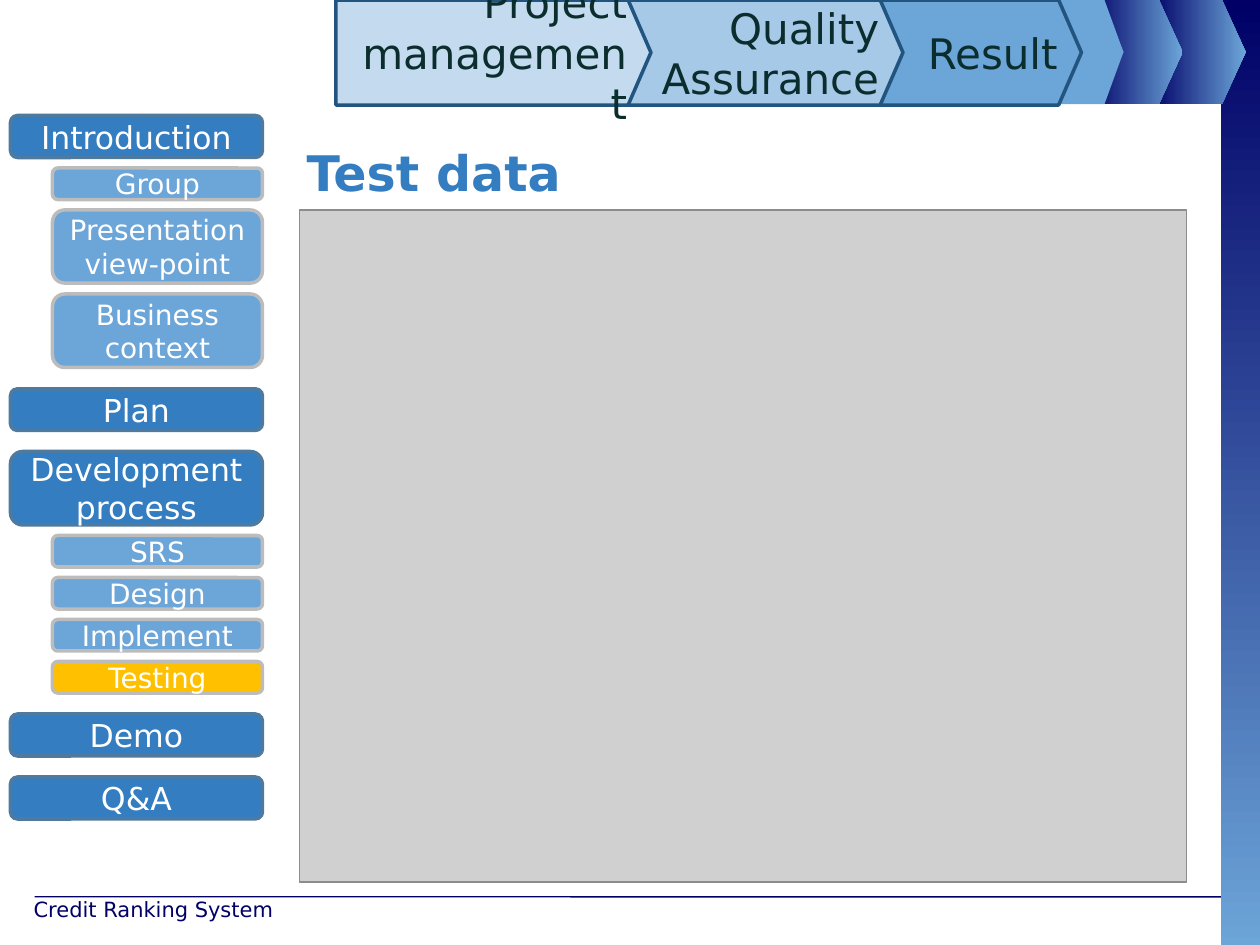
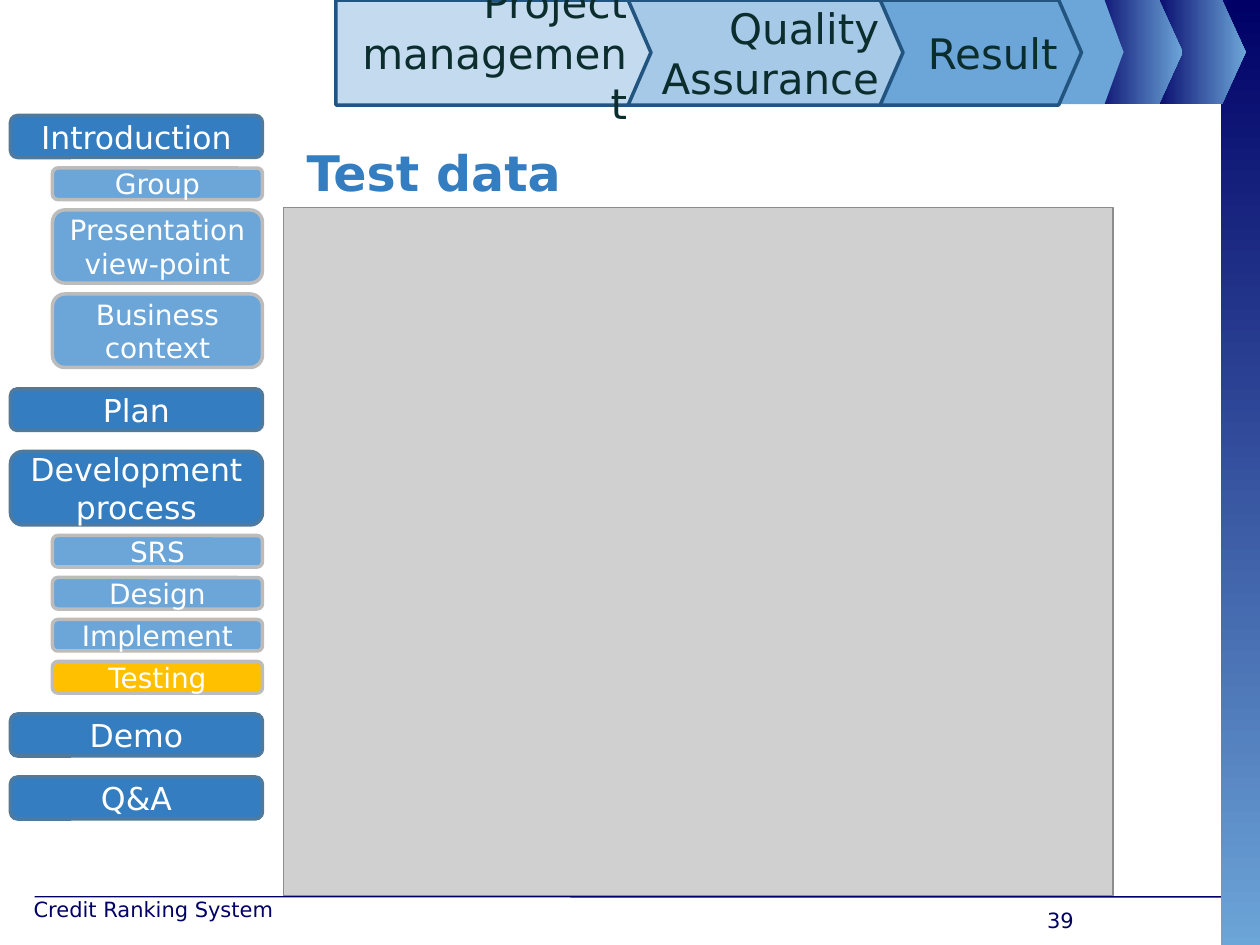
Before and after one commit to maily89/fbdm, a slide deck: slide 39 of Deliverables/FBD - slide.pptx (slide 43 before the commit). Drawn at 1260x945 pixels with LibreOffice and Linux fonts; fonts in the diff are those of the drawing; grey boxes stand for pictures; background and template pictures are left out. Boxes give left, top, right and bottom in pixels: in the first picture for what was removed or moved away, otherwise in the second. Text is boxed around its words. In the diff, an @@ line names an element or a change of style, - is before the commit and + after.

```diff
--- a/Deliverables/FBD - slide.pptx
+++ b/Deliverables/FBD - slide.pptx
@@ picture resized from (x1=300, y1=210, x2=1187, y2=882) to (x1=284, y1=208, x2=1113, y2=896) @@
@@ page number added at (x1=1047, y1=912, x2=1074, y2=929), 12 pt, text #000066 @@
+39
```
Also in this commit, not shown: 39 other slides changed, 4 slides removed, 20 other files.
